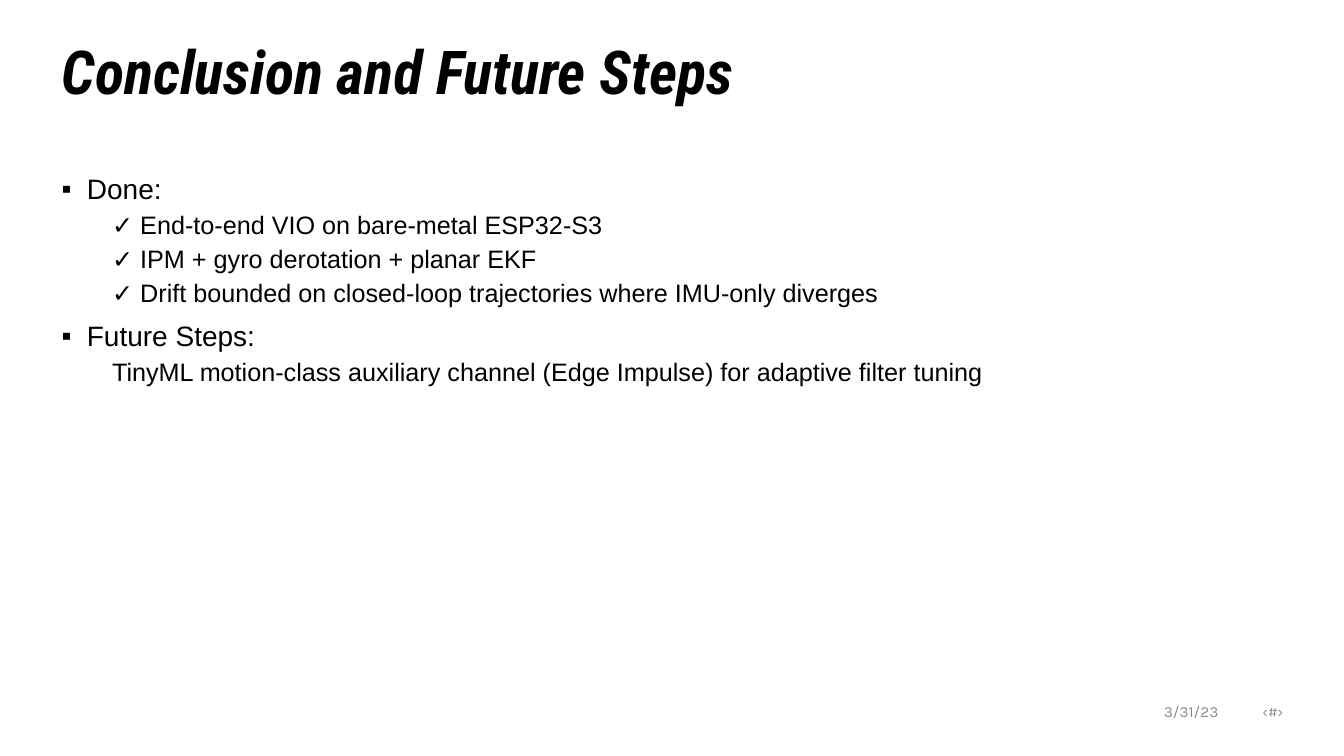
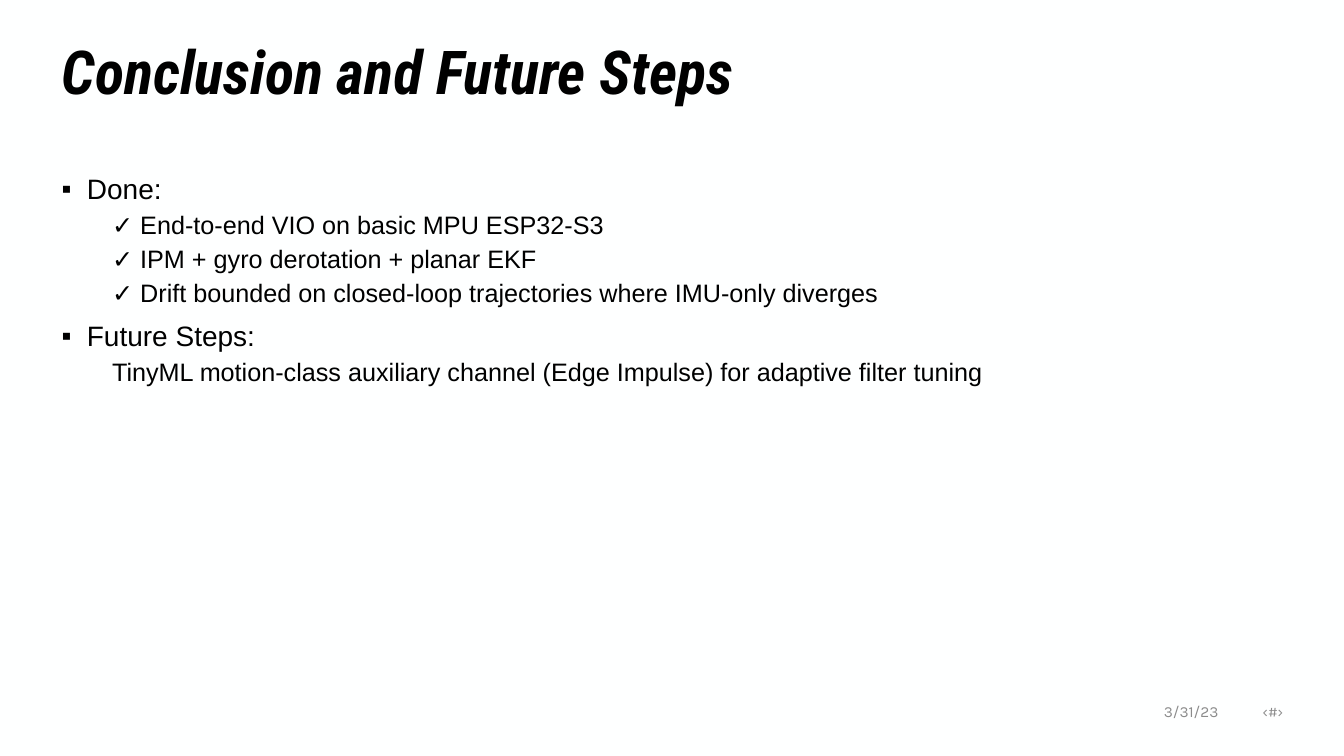
Before and after one commit to PhillippGery/esp32-vio-drift, a slide deck: slide 10 of 80_Docu/DRIFT_Presi.pptx (slide 9 before the commit). Drawn at 1344x756 pixels with LibreOffice and Linux fonts; fonts in the diff are those of the drawing; background and template pictures are left out. Boxes give left, top, right and bottom in pixels: in the first picture for what was removed or moved away, otherwise in the second. Text is boxed around its words. In the diff, an @@ line names an element or a change of style, - is before the commit and + after.

```diff
--- a/80_Docu/DRIFT_Presi.pptx
+++ b/80_Docu/DRIFT_Presi.pptx
@@ text at [140,215,604,235]: text changed @@
-  ✓ End-to-end VIO on bare-metal ESP32-S3
+  ✓ End-to-end VIO on basic MPU ESP32-S3
```
Also in this commit, not shown: 4 other slides changed, 3 slides added, 2 slides removed, 8 other files.
